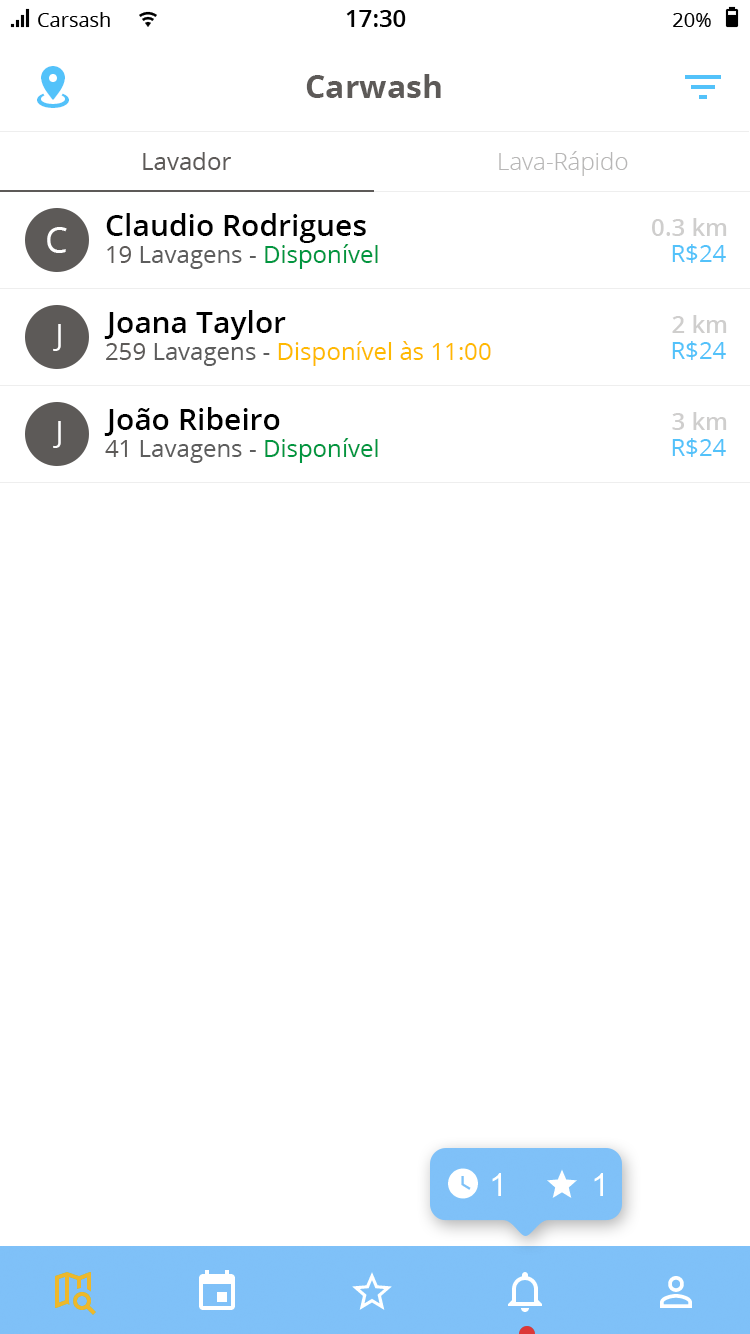
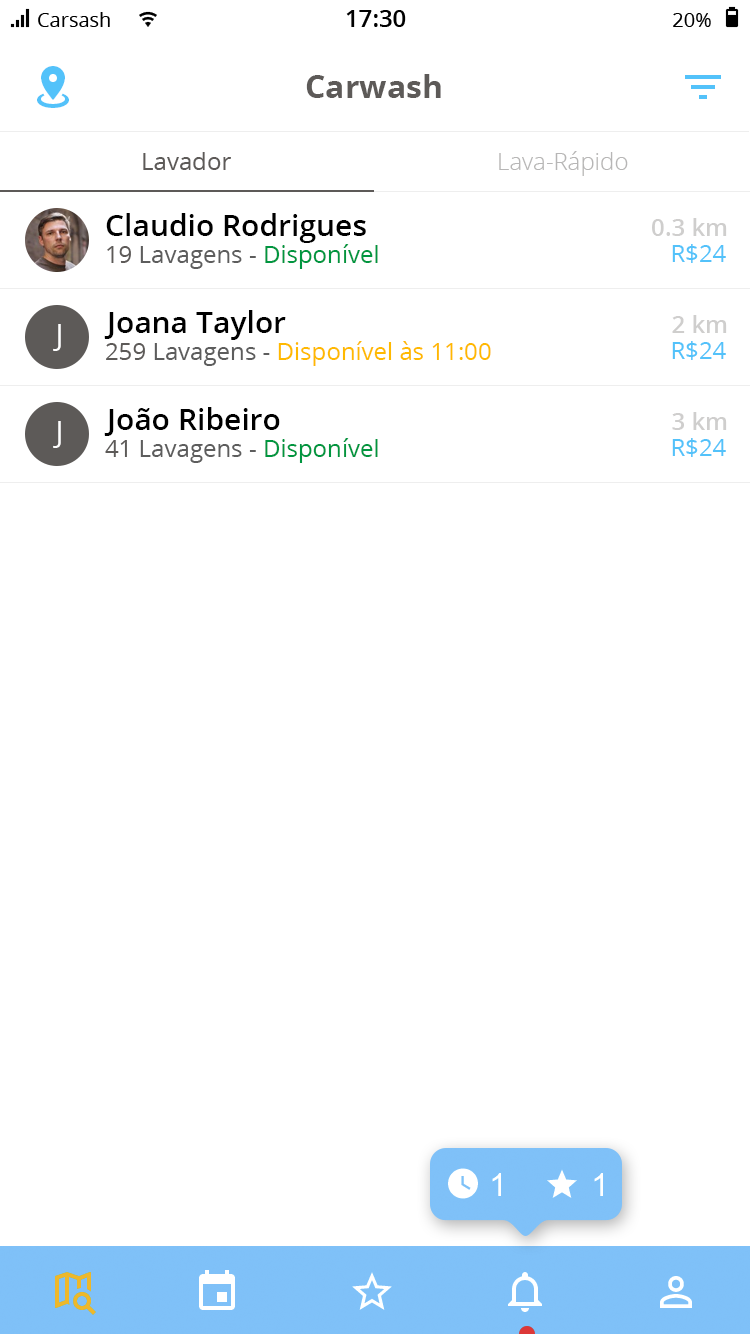
Comparing the layer stacks of the two 750x1334 images. Changes:
removed layer "C" from group "Picture" over [47, 227, 67, 253]
added layer "Layer 1" in group "Picture" over [25, 208, 89, 272]
